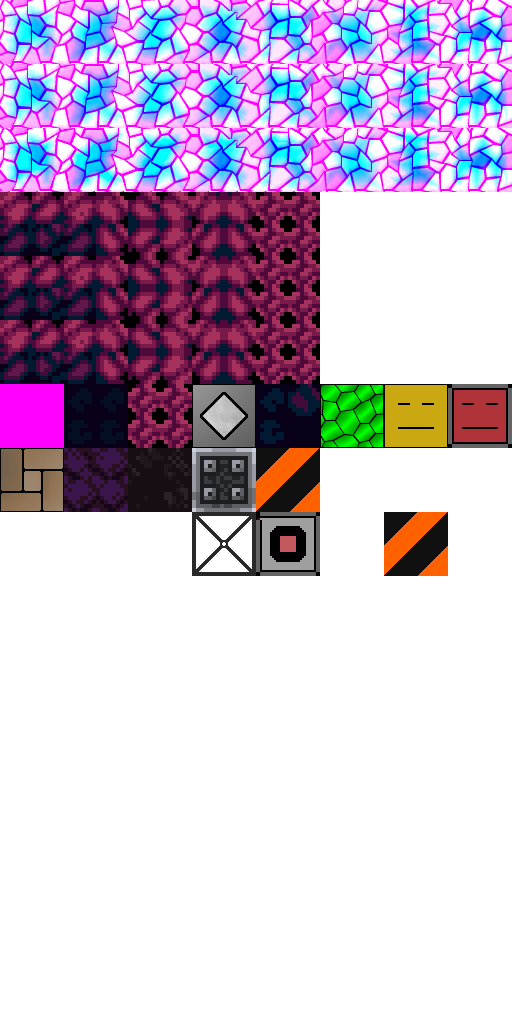
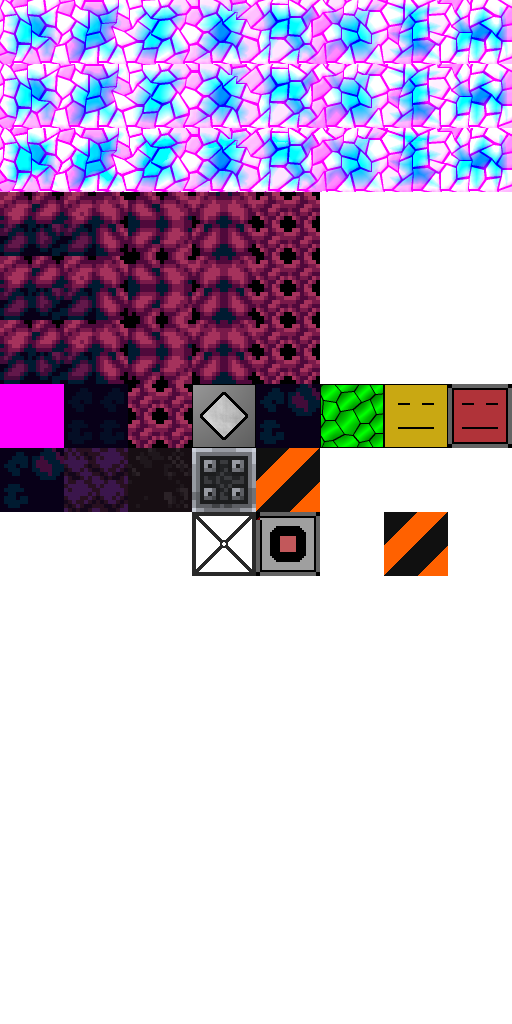
Layered file, before and after one edit (512x1024). Changes by layer:
added layer "Layer 41" above "Layer 31" over [0, 448, 64, 512]
